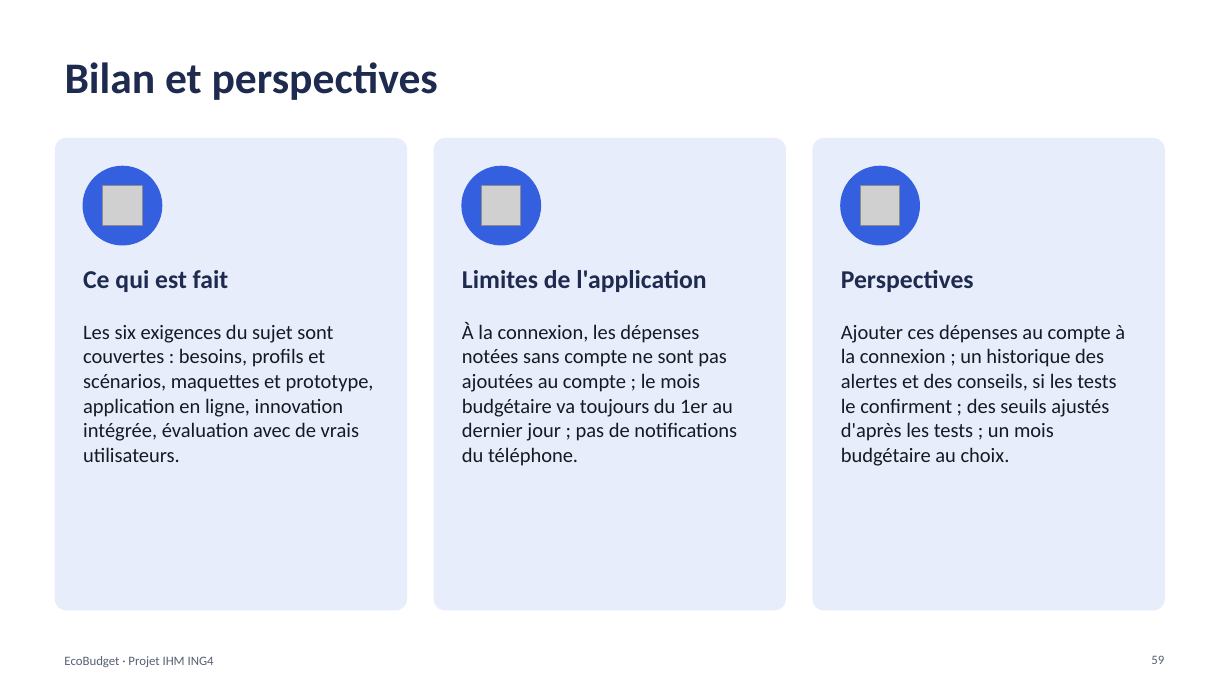
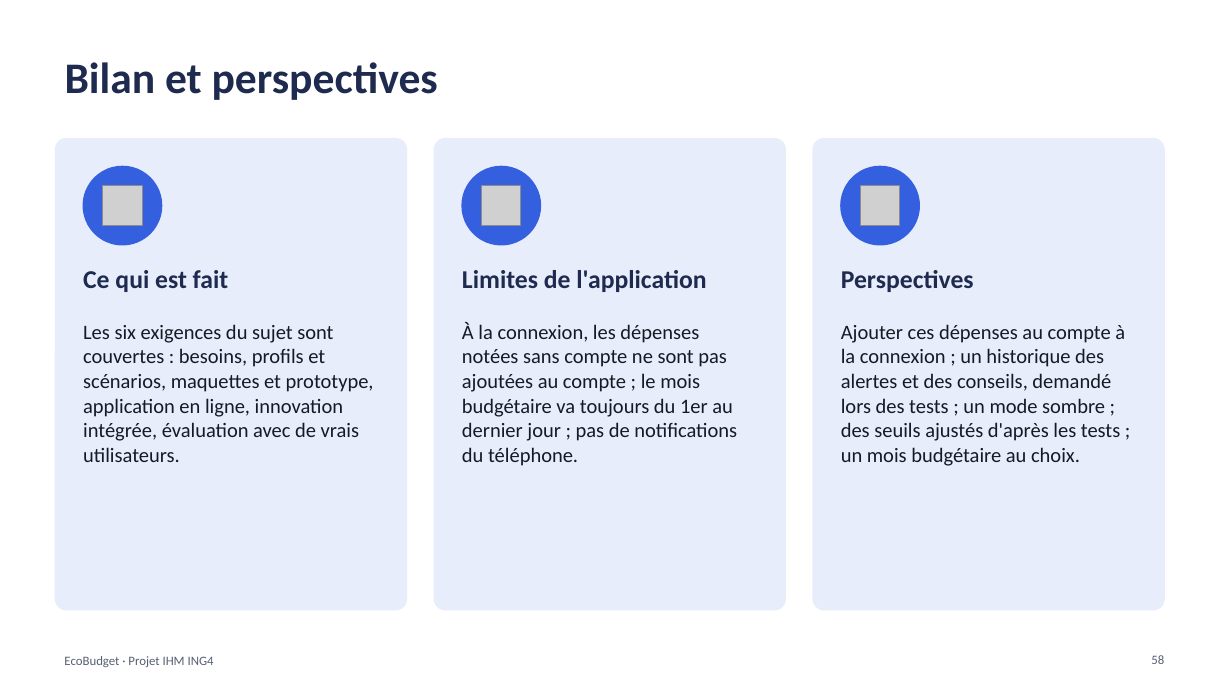
Before and after one commit to kaderouadahi/EcoBudget, a slide deck: slide 58 of livrables/EcoBudget.pptx (slide 59 before the commit). Drawn at 1232x693 pixels with LibreOffice and Linux fonts; fonts in the diff are those of the drawing; grey boxes stand for pictures. Boxes give left, top, right and bottom in pixels: in the first picture for what was removed or moved away, otherwise in the second. Text is boxed around its words. In the diff, an @@ line names an element or a change of style, - is before the commit and + after.

Commit message:
docs: diaporama, contradictions corrigées (conseil « Compris », deux boutons, historique demandé lors des tests, tests finaux terminés)

```diff
--- a/livrables/EcoBudget.pptx
+++ b/livrables/EcoBudget.pptx
@@ text at (841, 324, 1125, 466): text changed @@
-Ajouter ces dépenses au compte à la connexion ; un historique des alertes et des conseils, si les tests le confirment ; des seuils ajustés d'après les tests ; un mois budgétaire au choix.
+Ajouter ces dépenses au compte à la connexion ; un historique des alertes et des conseils, demandé lors des tests ; un mode sombre ; des seuils ajustés d'après les tests ; un mois budgétaire au choix.
```
Also in this commit, not shown: 17 other slides changed, 1 slide removed, 1 other file.
